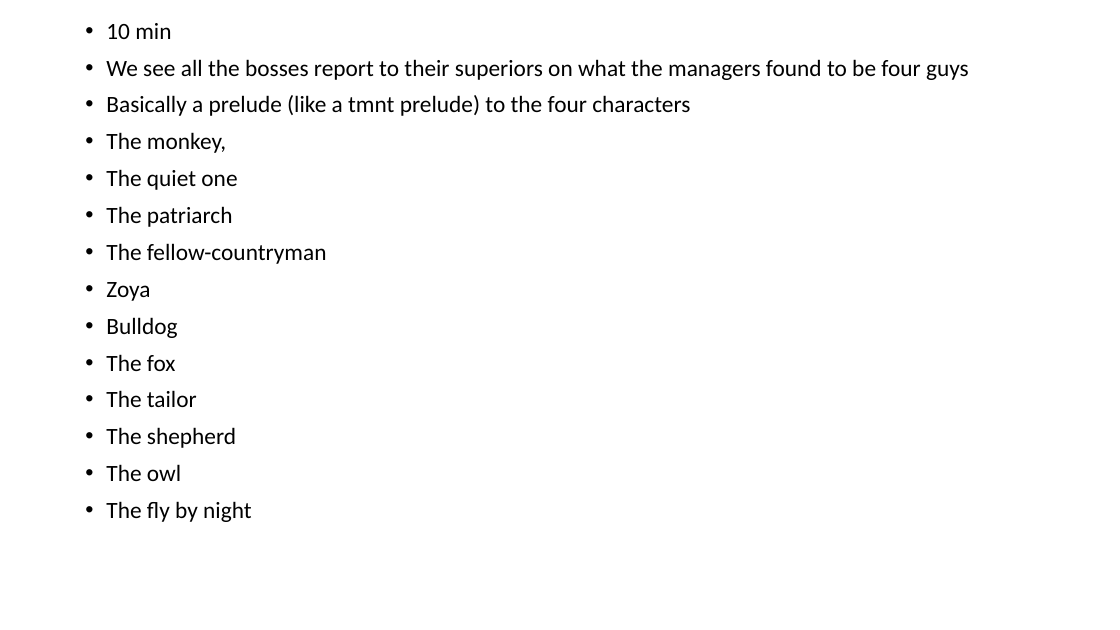
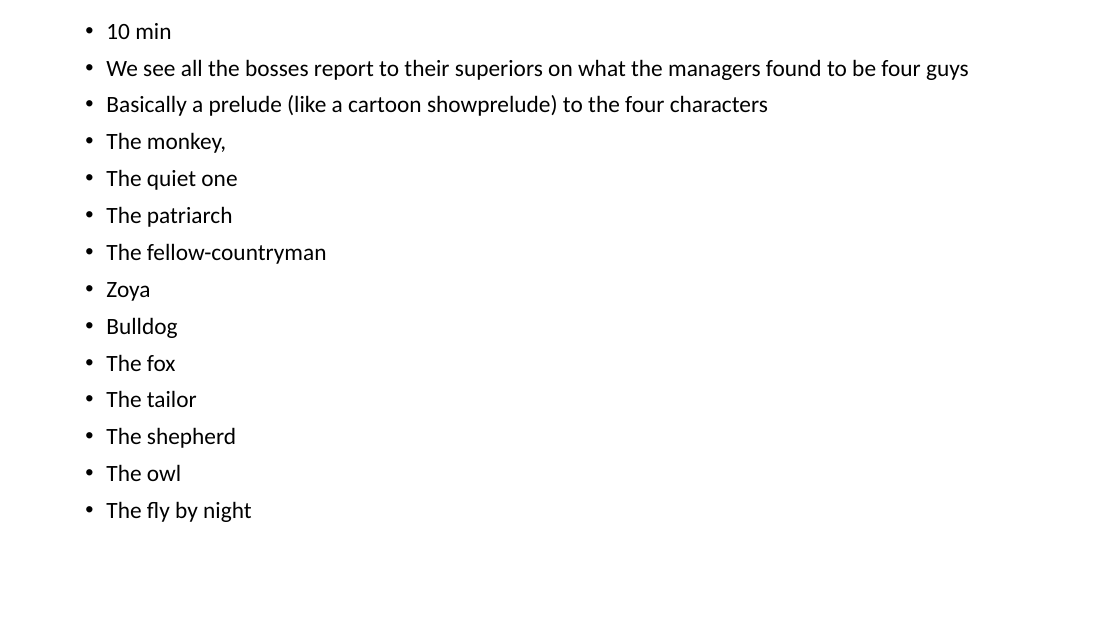
Before and after one commit to MichaelOdumosu57/Spring_2017, a slide deck: slide 4 of Spring 2017 Semester/Music or Arts/ARUS HW/6 ARUS HW/ARUS HW#6 notes.pptx. Drawn at 1120x630 pixels with LibreOffice and Linux fonts; fonts in the diff are those of the drawing. Boxes give left, top, right and bottom in pixels: in the first picture for what was removed or moved away, otherwise in the second. Text is boxed around its words. In the diff, an @@ line names an element or a change of style, - is before the commit and + after.

```diff
--- a/Spring 2017 Semester/Music or Arts/ARUS HW/6 ARUS HW/ARUS HW#6 notes.pptx
+++ b/Spring 2017 Semester/Music or Arts/ARUS HW/6 ARUS HW/ARUS HW#6 notes.pptx
@@ text at (x1=106, y1=95, x2=768, y2=116): text changed @@
-• Basically a prelude (like a tmnt prelude) to the four characters
+• Basically a prelude (like a cartoon showprelude) to the four characters
```
Also in this commit, not shown: 2 other files.
